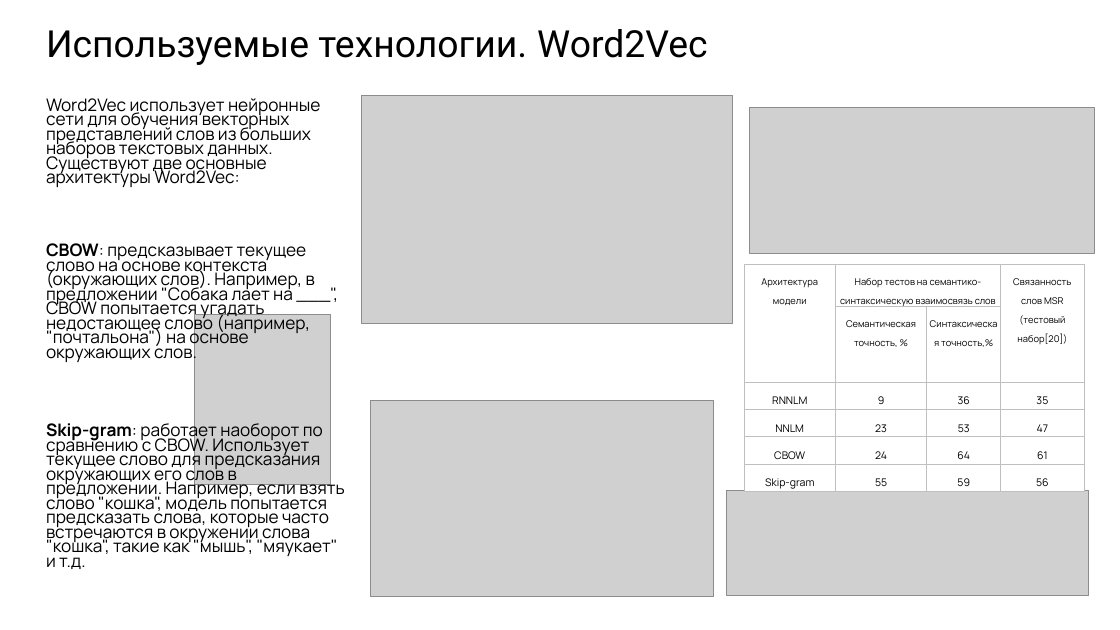
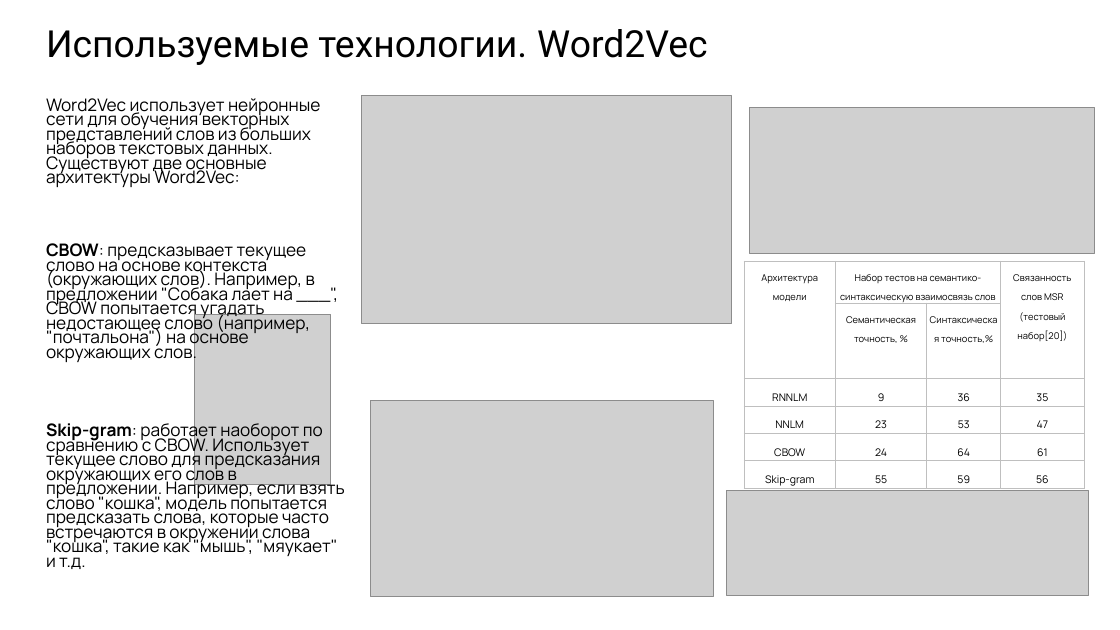
Before and after one commit to PaiNt-git/study.mag_diploma, a slide deck: slide 8 of Практика/Презентация-Забавин.pptx. Drawn at 1120x630 pixels with LibreOffice and Linux fonts; fonts in the diff are those of the drawing; grey boxes stand for pictures; background and template pictures are left out. Boxes give left, top, right and bottom in pixels: in the first picture for what was removed or moved away, otherwise in the second. Text is boxed around its words. In the diff, an @@ line names an element or a change of style, - is before the commit and + after.

Commit message:
нпаорпа

```diff
--- a/Практика/Презентация-Забавин.pptx
+++ b/Практика/Презентация-Забавин.pptx
@@ table: place and size @@
-table at bbox=[744, 265, 1085, 493]
+table at bbox=[744, 261, 1085, 490]
```
